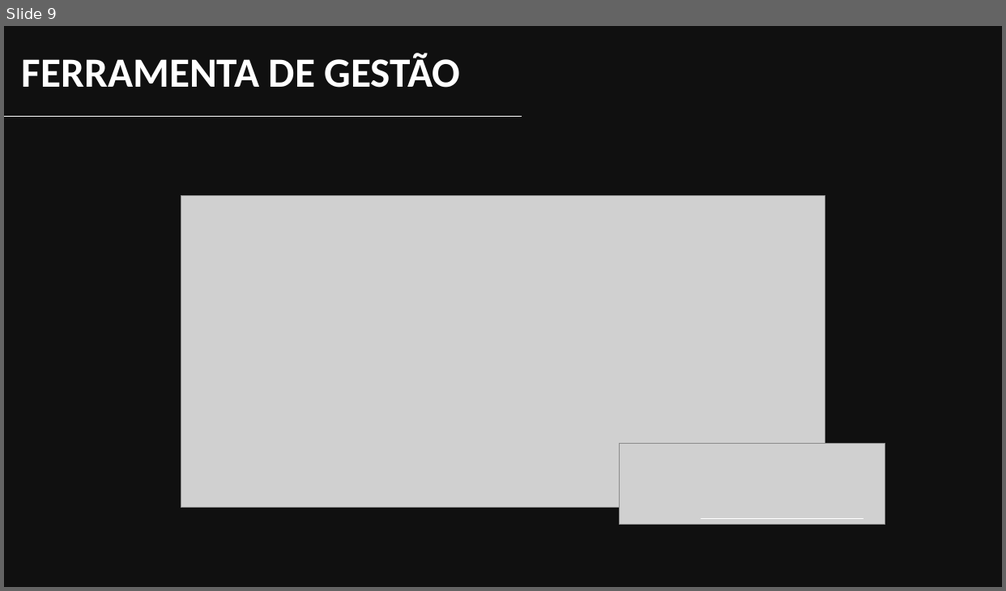
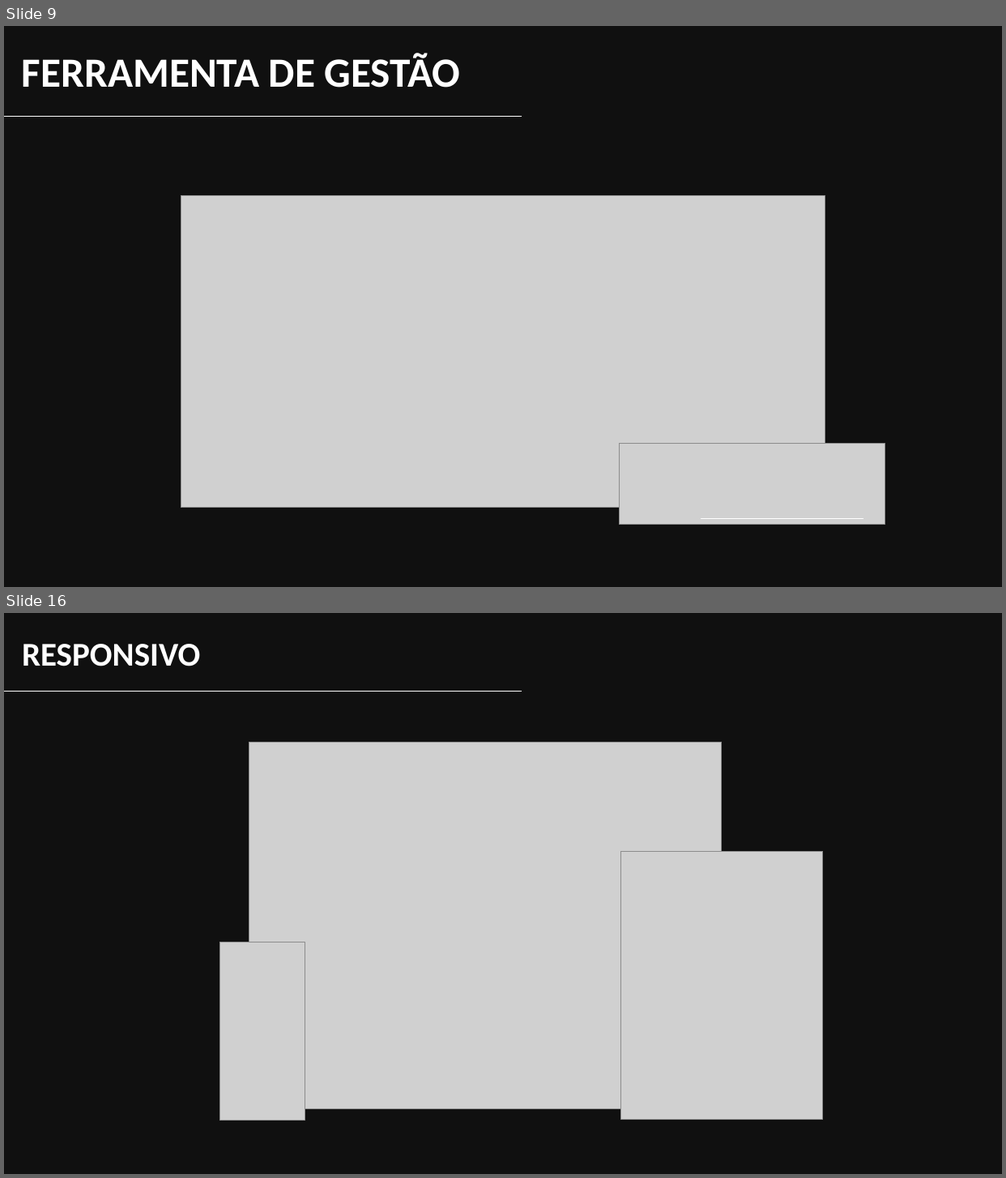
Before and after one commit to YudiG12/grupo-bandtec, a slide deck: Apresentação/inSensor.pptx. Shown one above the other, each under a label of ours: slide 9 before the commit, slides 9 and 16 after it; the slides between them are not shown. The pictures are 1006x591 and 1006x1178 pixels, drawn with LibreOffice and Linux fonts; fonts in the diff are those of the drawing; grey boxes stand for pictures; background and template pictures are left out; a plain dark background stands for a picture behind light text. Boxes give left, top, right and bottom in pixels: in the first picture for what was removed or moved away, otherwise in the second. Text is boxed around its words. In the diff, an @@ line names an element or a change of style, - is before the commit and + after.

```diff
--- a/Apresentação/inSensor.pptx
+++ b/Apresentação/inSensor.pptx
@@ slide 16 added at bbox=[4, 613, 1002, 1174], background picture (left out) @@
@@ rectangle added at bbox=[4, 613, 1002, 1174], fill #0D0D0D at 87% opacity @@
@@ text added at bbox=[22, 644, 200, 666], 32 pt, text #FFFFFF, bold @@
+RESPONSIVO
@@ line added from (4, 691) to (522, 691), #FFFFFF 0.5 pt @@
@@ picture added at bbox=[249, 743, 722, 1110] @@
@@ picture added at bbox=[621, 851, 823, 1119] @@
@@ picture added at bbox=[219, 943, 305, 1120] @@
```
Also in this commit, not shown: 5 slides changed, 7 other slides added.
